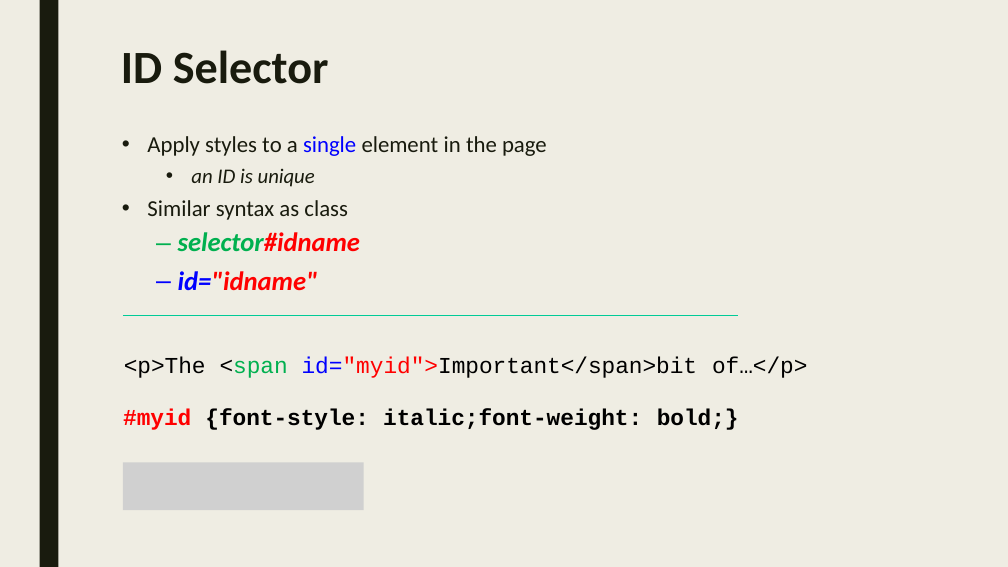
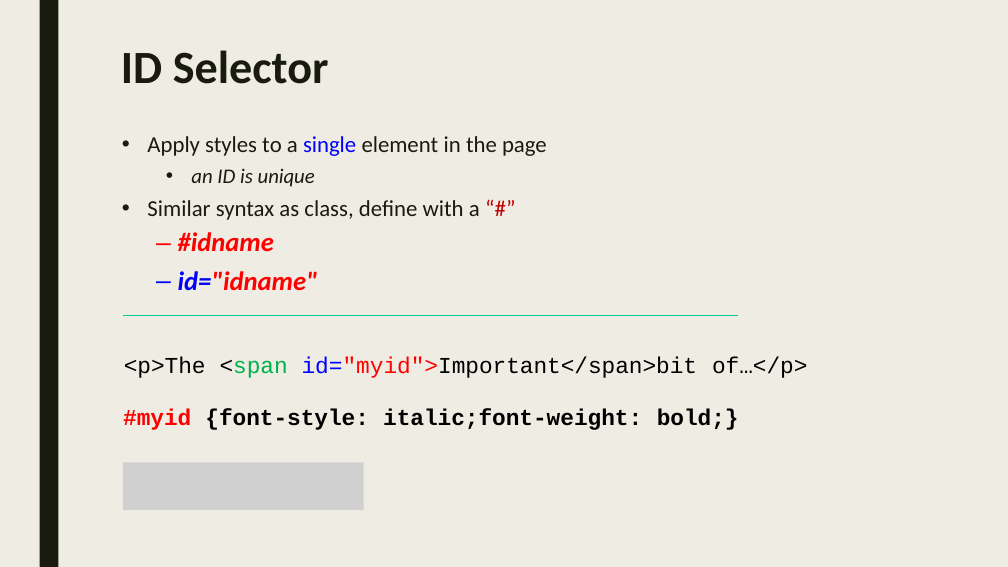
Before and after one commit to sayyidkhan/web_intro_2022, a slide deck: slide 35 of 1_HTML.pptx. Drawn at 1008x567 pixels with LibreOffice and Linux fonts; fonts in the diff are those of the drawing; grey boxes stand for pictures. Boxes give left, top, right and bottom in pixels: in the first picture for what was removed or moved away, otherwise in the second. Text is boxed around its words. In the diff, an @@ line names an element or a change of style, - is before the commit and + after.

```diff
--- a/1_HTML.pptx
+++ b/1_HTML.pptx
@@ text at <box>147,200,480,252</box>: text changed @@
-• Similar syntax as class
-  – selector#idname
+• Similar syntax as class, define with a “#”
+  – #idname
```
Also in this commit, not shown: 2 other slides changed, 5 other files.
